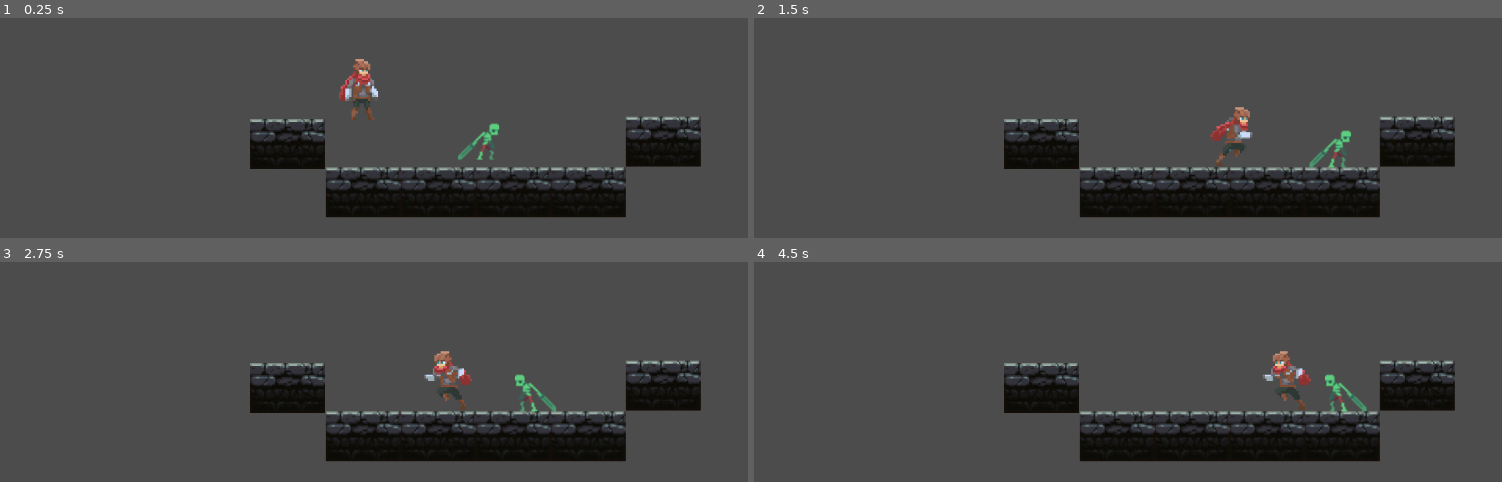
Above: before the commit, frames 1-4 (two rows, left to right).
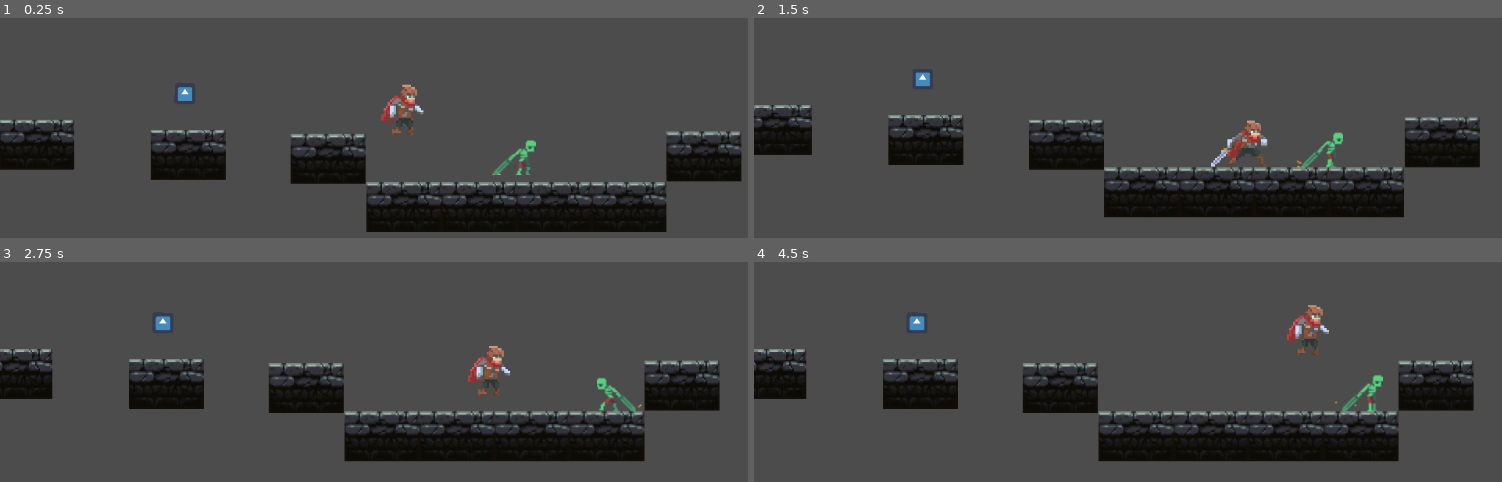
Above: after the commit, the same moments.

Repository: Majlo001/GodotGame
Game: Godot game, scene res://World.tscn
Same seed, same stepped clock (60 frames per second), same inputs: the game is played once before the commit and once after it. The engine's default icon, where the game draws it, is replaced by a stand-in: a white triangle on a blue panel in a dark square.
Inputs:
- Up to frame 1 (0.25 s): no input
- Up to frame 2 (1.5 s): hold S (action_slide, bound only after the commit) 0.53-1.28 s; hold Right (ui_right) from 0.53 s (still down); tap Space (action_attack, bound only after the commit) at 0.6 s; tap W (action_jump, bound only after the commit) at 0.77, 1.07 s; tap S (action_slide, bound only after the commit) at 1.35 s
- Up to frame 3 (2.75 s): tap W (action_jump, bound only after the commit) at 1.52, 1.55, 1.82, 2.1 s; release Right (ui_right) at 2.03 s; hold Left (ui_left) from 2.03 s (still down); tap Space (action_attack, bound only after the commit) at 2.3 s
- Up to frame 4 (4.5 s): release Left (ui_left) at 2.78 s; hold Right (ui_right) 2.78-4.28 s; tap Space (action_attack, bound only after the commit) at 2.85, 4.35 s; tap W (action_jump, bound only after the commit) at 3.02, 3.32, 3.77, 3.8, 4.07 s; tap S (action_slide, bound only after the commit) at 3.05 s; hold S (action_slide, bound only after the commit) 3.53-4.28 s; hold Left (ui_left) from 4.28 s (still down)

The runs differ from the first frame. In frame 1, 21% of the frame differs, in the area x 0-100%, y 18-98%; in frame 2, 11%; in frame 3, 10%; in frame 4, 10%.

Commit message:
Add files via upload

Diff:
--- /dev/null
+++ b/Area2D.gd
@@ -0,0 +1,8 @@
+extends Area2D
+
+var taken=false
+
+func _on_coin_body_enter( body ):
+	if not taken and body is preload("res://KinematicBody2D.gd"):
+		taken = true
+		print("coin")
--- a/KinematicBody2D.gd
+++ b/KinematicBody2D.gd
@@ -1,41 +1,74 @@
 extends KinematicBody2D
 
+var SSPEED = 170
 var SPEED = 150
 var GRAVITY = 10
-var JUMP = -250
+var JUMP = -300
 var FLOOR = Vector2(0, -1)
+
+var timer
+var attack_delay = 1
+var attack = false
 
 var velocity = Vector2()
 
-var on_ground = false
+func timing():
+	if Timer.set_timer_falue(1):
+		attack = false
 
+func get_input():
+	#atak
+	if Input.is_action_just_pressed("action_attack"):
+		attack = true
+	elif attack == true:
+		$Sprite.play("Attack")
+		timer = Timer.new()
+		timer.set_one_shot(true)
+		timer.set_wait_time(attack_delay)
+		timer.connect("timeout",self,"on_timeout_complete")
+		add_child(timer)
+		timer.start()
+		velocity.x = 0
+		#ruch w prawo
+	elif Input.is_action_pressed("move_right"):
+		velocity.x = SPEED
+		$Sprite.flip_h = false
+		$Sprite.play("Run")
+	#ruch w lewo
+	elif Input.is_action_pressed("move_left"):
+		velocity.x = -SPEED
+		$Sprite.flip_h = true
+		$Sprite.play("Run")
+	#bezruch
+	else:
+		velocity.x = 0
+		$Sprite.play("Idle-NoSword")
+	#skok
+	if is_on_floor():
+		if attack ==false:
+			if Input.is_action_just_pressed("action_jump"):
+				velocity.y = JUMP
+	else:
+		$Sprite.play("Jump")
+	#ślizg
+	if Input.is_action_pressed("action_slide"):
+		if $Sprite.flip_h == true:
+			velocity.x = -SSPEED
+			$Sprite.play("Slide")
+		elif $Sprite.flip_h == false:
+			velocity.x = SSPEED
+			$Sprite.play("Slide")
+
+	velocity.y += GRAVITY
+
+
+
+func on_timeout_complete():
+	attack  = false
 
 func _physics_process(delta):
 
-	if Input.is_action_pressed("ui_right"):
-		velocity.x = SPEED
-		$Sprite.flip_h = false
-		$Sprite.play("Run")
-	elif Input.is_action_pressed("ui_left"):
-		velocity.x = -SPEED
-		$Sprite.flip_h = true
-		$Sprite.play("Run")
-	else:
-		velocity.x = 0
-		$Sprite.play("Idle")
-
-	if Input.is_action_pressed("ui_up"):
-		if on_ground == true:
-			velocity.y = JUMP
-			$Sprite.play("Jump")
-			on_ground == false
+	get_input()
 
 
-	velocity.y += GRAVITY
-
-	if is_on_floor():
-		on_ground = true
-	else:
-		on_ground = false
-
 	velocity = move_and_slide(velocity,FLOOR)
--- a/World.tscn
+++ b/World.tscn
@@ -1,41 +1,91 @@
-[gd_scene load_steps=23 format=2]
+[gd_scene load_steps=60 format=2]
 
 [ext_resource path="res://KinematicBody2D.gd" type="Script" id=1]
-[ext_resource path="res://Individual Sprites/adventurer-idle-00.png" type="Texture" id=2]
-[ext_resource path="res://Individual Sprites/adventurer-idle-01.png" type="Texture" id=3]
-[ext_resource path="res://Individual Sprites/adventurer-idle-02.png" type="Texture" id=4]
-[ext_resource path="res://Individual Sprites/adventurer-idle-03.png" type="Texture" id=5]
-[ext_resource path="res://Individual Sprites/adventurer-run-00.png" type="Texture" id=6]
-[ext_resource path="res://Individual Sprites/adventurer-run-01.png" type="Texture" id=7]
-[ext_resource path="res://Individual Sprites/adventurer-run-02.png" type="Texture" id=8]
-[ext_resource path="res://Individual Sprites/adventurer-run-03.png" type="Texture" id=9]
-[ext_resource path="res://Individual Sprites/adventurer-run-04.png" type="Texture" id=10]
-[ext_resource path="res://Individual Sprites/adventurer-run-05.png" type="Texture" id=11]
+[ext_resource path="res://Individual Sprites/adventurer-run-00.png" type="Texture" id=2]
+[ext_resource path="res://Individual Sprites/adventurer-run-01.png" type="Texture" id=3]
+[ext_resource path="res://Individual Sprites/adventurer-run-02.png" type="Texture" id=4]
+[ext_resource path="res://Individual Sprites/adventurer-run-03.png" type="Texture" id=5]
+[ext_resource path="res://Individual Sprites/adventurer-run-04.png" type="Texture" id=6]
+[ext_resource path="res://Individual Sprites/adventurer-run-05.png" type="Texture" id=7]
+[ext_resource path="res://Individual Sprites/adventurer-idle-00.png" type="Texture" id=8]
+[ext_resource path="res://Individual Sprites/adventurer-idle-01.png" type="Texture" id=9]
+[ext_resource path="res://Individual Sprites/adventurer-idle-02.png" type="Texture" id=10]
+[ext_resource path="res://Individual Sprites/adventurer-idle-03.png" type="Texture" id=11]
 [ext_resource path="res://Individual Sprites/adventurer-jump-00.png" type="Texture" id=12]
 [ext_resource path="res://Individual Sprites/adventurer-jump-01.png" type="Texture" id=13]
 [ext_resource path="res://Individual Sprites/adventurer-jump-02.png" type="Texture" id=14]
 [ext_resource path="res://Individual Sprites/adventurer-jump-03.png" type="Texture" id=15]
-[ext_resource path="res://brick.png" type="Texture" id=16]
-[ext_resource path="res://Zombie.gd" type="Script" id=17]
-[ext_resource path="res://Undead Sprite Pack/zombie.png" type="Texture" id=18]
+[ext_resource path="res://Individual Sprites/adventurer-stand-02.png" type="Texture" id=16]
+[ext_resource path="res://Individual Sprites/adventurer-stand-01.png" type="Texture" id=17]
+[ext_resource path="res://Individual Sprites/adventurer-stand-00.png" type="Texture" id=18]
+[ext_resource path="res://Individual Sprites/adventurer-slide-00.png" type="Texture" id=19]
+[ext_resource path="res://Individual Sprites/adventurer-slide-01.png" type="Texture" id=20]
+[ext_resource path="res://Individual Sprites/adventurer-idle-2-00.png" type="Texture" id=21]
+[ext_resource path="res://Individual Sprites/adventurer-idle-2-01.png" type="Texture" id=22]
+[ext_resource path="res://Individual Sprites/adventurer-idle-2-02.png" type="Texture" id=23]
+[ext_resource path="res://Individual Sprites/adventurer-idle-2-03.png" type="Texture" id=24]
+[ext_resource path="res://Individual Sprites/adventurer-attack1-00.png" type="Texture" id=25]
+[ext_resource path="res://Individual Sprites/adventurer-attack1-01.png" type="Texture" id=26]
+[ext_resource path="res://Individual Sprites/adventurer-attack1-02.png" type="Texture" id=27]
+[ext_resource path="res://Individual Sprites/adventurer-attack1-03.png" type="Texture" id=28]
+[ext_resource path="res://Individual Sprites/adventurer-attack1-04.png" type="Texture" id=29]
+[ext_resource path="res://brick.png" type="Texture" id=30]
+[ext_resource path="res://Zombie.gd" type="Script" id=31]
+[ext_resource path="res://undead sprite pack/TheWalkingDzban/walk1.png" type="Texture" id=32]
+[ext_resource path="res://undead sprite pack/TheWalkingDzban/walk2.png" type="Texture" id=33]
+[ext_resource path="res://undead sprite pack/TheWalkingDzban/walk3.png" type="Texture" id=34]
+[ext_resource path="res://undead sprite pack/TheWalkingDzban/walk4.png" type="Texture" id=35]
+[ext_resource path="res://undead sprite pack/TheWalkingDzban/walk5.png" type="Texture" id=36]
+[ext_resource path="res://undead sprite pack/TheWalkingDzban/walk6.png" type="Texture" id=37]
+[ext_resource path="res://undead sprite pack/TheWalkingDzban/walk7.png" type="Texture" id=38]
+[ext_resource path="res://undead sprite pack/TheWalkingDzban/walk8.png" type="Texture" id=39]
+[ext_resource path="res://undead sprite pack/TheWalkingDzban/walk9.png" type="Texture" id=40]
+[ext_resource path="res://undead sprite pack/TheWalkingDzban/walk10.png" type="Texture" id=41]
+[ext_resource path="res://undead sprite pack/TheWalkingDzban/walk11.png" type="Texture" id=42]
+[ext_resource path="res://undead sprite pack/TheWalkingDzban/walk12.png" type="Texture" id=43]
+[ext_resource path="res://undead sprite pack/TheWalkingDzban/walk13.png" type="Texture" id=44]
+[ext_resource path="res://undead sprite pack/TheWalkingDzban/walk14.png" type="Texture" id=45]
+[ext_resource path="res://undead sprite pack/TheWalkingDzban/walk15.png" type="Texture" id=46]
+[ext_resource path="res://undead sprite pack/TheWalkingDzban/walk16.png" type="Texture" id=47]
+[ext_resource path="res://undead sprite pack/TheWalkingDzban/walk17.png" type="Texture" id=48]
+[ext_resource path="res://undead sprite pack/TheWalkingDzban/walk18.png" type="Texture" id=49]
+[ext_resource path="res://undead sprite pack/TheWalkingDzban/walk19.png" type="Texture" id=50]
+[ext_resource path="res://undead sprite pack/TheWalkingDzban/walk20.png" type="Texture" id=51]
+[ext_resource path="res://Area2D.gd" type="Script" id=52]
+[ext_resource path="res://icon.png" type="Texture" id=53]
 
 [sub_resource type="SpriteFrames" id=1]
 
 animations = [ {
-"frames": [ ExtResource( 2 ), ExtResource( 3 ), ExtResource( 4 ), ExtResource( 5 ) ],
-"loop": true,
-"name": "Idle",
-"speed": 3.0
-}, {
-"frames": [ ExtResource( 6 ), ExtResource( 7 ), ExtResource( 8 ), ExtResource( 9 ), ExtResource( 10 ), ExtResource( 11 ) ],
+"frames": [ ExtResource( 2 ), ExtResource( 3 ), ExtResource( 4 ), ExtResource( 5 ), ExtResource( 6 ), ExtResource( 7 ) ],
 "loop": true,
 "name": "Run",
 "speed": 7.0
 }, {
-"frames": [ ExtResource( 12 ), ExtResource( 13 ), ExtResource( 14 ), ExtResource( 15 ) ],
+"frames": [ ExtResource( 8 ), ExtResource( 9 ), ExtResource( 10 ), ExtResource( 11 ) ],
+"loop": true,
+"name": "Idle-NoSword",
+"speed": 4.0
+}, {
+"frames": [ ExtResource( 12 ), ExtResource( 13 ), ExtResource( 14 ), ExtResource( 15 ), ExtResource( 14 ), ExtResource( 13 ), ExtResource( 12 ) ],
 "loop": true,
 "name": "Jump",
 "speed": 5.0
+}, {
+"frames": [ ExtResource( 16 ), ExtResource( 17 ), ExtResource( 18 ), ExtResource( 19 ), ExtResource( 20 ), ExtResource( 18 ), ExtResource( 17 ), ExtResource( 16 ) ],
+"loop": true,
+"name": "Slide",
+"speed": 5.0
+}, {
+"frames": [ ExtResource( 21 ), ExtResource( 22 ), ExtResource( 23 ), ExtResource( 24 ) ],
+"loop": true,
+"name": "Idle-Sword",
+"speed": 4.0
+}, {
+"frames": [ ExtResource( 25 ), ExtResource( 26 ), ExtResource( 27 ), ExtResource( 28 ), ExtResource( 29 ) ],
+"loop": true,
+"name": "Attack",
+"speed": 5.0
 } ]
 
 [sub_resource type="RectangleShape2D" id=2]
@@ -48,10 +98,24 @@
 custom_solver_bias = 0.0
 extents = Vector2( 10, 10 )
 
-[sub_resource type="RectangleShape2D" id=4]
+[sub_resource type="SpriteFrames" id=4]
+
+animations = [ {
+"frames": [ ExtResource( 32 ), ExtResource( 33 ), ExtResource( 34 ), ExtResource( 35 ), ExtResource( 36 ), ExtResource( 37 ), ExtResource( 38 ), ExtResource( 39 ), ExtResource( 40 ), ExtResource( 41 ), ExtResource( 42 ), ExtResource( 43 ), ExtResource( 44 ), ExtResource( 45 ), ExtResource( 46 ), ExtResource( 47 ), ExtResource( 48 ), ExtResource( 49 ), ExtResource( 50 ), ExtResource( 51 ) ],
+"loop": true,
+"name": "Walk",
+"speed": 10.0
+} ]
+
+[sub_resource type="RectangleShape2D" id=5]
 
 custom_solver_bias = 0.0
 extents = Vector2( 78.9275, 10 )
+
+[sub_resource type="CircleShape2D" id=6]
+
+custom_solver_bias = 0.0
+radius = 10.0
 
 [node name="World" type="Node2D" index="0"]
 
@@ -69,7 +133,7 @@
 position = Vector2( 463, 275.24 )
 scale = Vector2( 2.68, 2.68 )
 frames = SubResource( 1 )
-animation = "Idle"
+animation = "Idle-NoSword"
 
 [node name="CollisionShape2D" type="CollisionShape2D" parent="Janek" index="1"]
 
@@ -78,8 +142,42 @@
 scale = Vector2( 2.66457, 4.29827 )
 shape = SubResource( 2 )
 
+[node name="Position2D" type="Position2D" parent="Janek" index="2"]
+
+visible = false
+position = Vector2( 459.463, 284.491 )
+scale = Vector2( 2.63413, -3.86758 )
+
+[node name="Camera2D" type="Camera2D" parent="Janek" index="3"]
+
+position = Vector2( 459.796, 280.248 )
+anchor_mode = 1
+rotating = false
+current = true
+zoom = Vector2( 1, 1 )
+limit_left = -2147483647
+limit_top = -2147483647
+limit_right = 1000
+limit_bottom = 1000
+limit_smoothed = true
+drag_margin_h_enabled = true
+drag_margin_v_enabled = true
+smoothing_enabled = true
+smoothing_speed = 5.0
+offset_v = 0.0
+offset_h = 0.0
+drag_margin_left = 0.2
+drag_margin_top = 0.2
+drag_margin_right = 0.2
+drag_margin_bottom = 0.2
+editor_draw_screen = true
+editor_draw_limits = false
+editor_draw_drag_margin = false
+_sections_unfolded = [ "Limit", "Smoothing" ]
+
 [node name="StaticBody2D" type="StaticBody2D" parent="." index="1"]
 
+editor/display_folded = true
 position = Vector2( 2.44354, 66.7894 )
 input_pickable = false
 collision_layer = 1
@@ -215,27 +313,75 @@
 scale = Vector2( 4.79764, 3.19924 )
 shape = SubResource( 3 )
 
-[node name="Zombie" type="KinematicBody2D" parent="." index="7"]
+[node name="StaticBody2D7" type="StaticBody2D" parent="." index="7"]
+
+editor/display_folded = true
+position = Vector2( -561.544, -0.84317 )
+input_pickable = false
+collision_layer = 1
+collision_mask = 1
+constant_linear_velocity = Vector2( 0, 0 )
+constant_angular_velocity = 0.0
+friction = 1.0
+bounce = 0.0
+
+[node name="brick" type="Sprite" parent="StaticBody2D7" index="0"]
+
+position = Vector2( 750.147, 367.806 )
+texture = ExtResource( 30 )
+
+[node name="CollisionShape2D" type="CollisionShape2D" parent="StaticBody2D7" index="1"]
+
+position = Vector2( 750.183, 368.002 )
+scale = Vector2( 4.79764, 3.19924 )
+shape = SubResource( 3 )
+
+[node name="StaticBody2D8" type="StaticBody2D" parent="." index="8"]
+
+editor/display_folded = true
+position = Vector2( -755.156, -13.6729 )
+input_pickable = false
+collision_layer = 1
+collision_mask = 1
+constant_linear_velocity = Vector2( 0, 0 )
+constant_angular_velocity = 0.0
+friction = 1.0
+bounce = 0.0
+
+[node name="brick" type="Sprite" parent="StaticBody2D8" index="0"]
+
+position = Vector2( 750.147, 367.806 )
+texture = ExtResource( 30 )
+
+[node name="CollisionShape2D" type="CollisionShape2D" parent="StaticBody2D8" index="1"]
+
+position = Vector2( 750.183, 368.002 )
+scale = Vector2( 4.79764, 3.19924 )
+shape = SubResource( 3 )
+
+[node name="Zombie" type="KinematicBody2D" parent="." index="9"]
 
 position = Vector2( -178.604, -38.9727 )
 input_pickable = false
 collision_layer = 1
 collision_mask = 1
 collision/safe_margin = 0.08
-script = ExtResource( 17 )
-
-[node name="Sprite" type="Sprite" parent="Zombie" index="0"]
+script = ExtResource( 31 )
+
+[node name="Sprite" type="AnimatedSprite" parent="Zombie" index="0"]
 
 position = Vector2( 765.925, 343.939 )
 scale = Vector2( 1.78188, 1.78188 )
-texture = ExtResource( 18 )
+frames = SubResource( 4 )
+animation = "Walk"
+frame = 4
 
 [node name="CollisionShape2D" type="CollisionShape2D" parent="Zombie" index="1"]
 
 visible = false
 position = Vector2( 766.22, 348.906 )
 scale = Vector2( 0.339792, 2.355 )
-shape = SubResource( 4 )
+shape = SubResource( 5 )
 
 [node name="RayCast2D" type="RayCast2D" parent="Zombie" index="2"]
 
@@ -245,3 +391,30 @@
 exclude_parent = true
 cast_to = Vector2( 0, 50 )
 collision_mask = 1
+
+[node name="Coins" type="Node" parent="." index="10"]
+
+[node name="Coin" type="Area2D" parent="Coins" index="0"]
+
+position = Vector2( 185.248, 289.747 )
+rotation = 0.00158113
+input_pickable = true
+gravity_vec = Vector2( 0, 1 )
+gravity = 98.0
+linear_damp = 0.1
+angular_damp = 1.0
+audio_bus_override = false
+audio_bus_name = "Master"
+script = ExtResource( 52 )
+
+[node name="Sprite" type="Sprite" parent="Coins/Coin" index="0"]
+
+position = Vector2( -0.800995, -0.800964 )
+scale = Vector2( 0.410912, 0.410912 )
+texture = ExtResource( 53 )
+
+[node name="CollisionShape2D" type="CollisionShape2D" parent="Coins/Coin" index="1"]
+
+visible = false
+position = Vector2( -0.948517, 0.951447 )
+shape = SubResource( 6 )
--- a/Zombie.gd
+++ b/Zombie.gd
@@ -1,6 +1,6 @@
 extends KinematicBody2D
 
-var SPEED = 100
+var SPEED = 70
 var GRAVITY = 30
 var FLOOR = Vector2(0, -1)
 
@@ -14,6 +14,8 @@
 
 func _physics_process(delta):
 
+	$Sprite.play("Walk")
+
 	velocity.x = SPEED * direction
 
 	velocity.y += GRAVITY
@@ -21,6 +23,9 @@
 	velocity = move_and_slide(velocity,FLOOR)
 
 	if is_on_wall():
-		direction = direction * -1
-		$Sprite.flip_h = true
+		direction *= -1
 		$RayCast2D.position.x *= -1
+		if direction == 1:
+			$Sprite.flip_h = false
+		else:
+			$Sprite.flip_h = true
--- a/project.godot
+++ b/project.godot
@@ -14,6 +14,20 @@
 run/main_scene="res://World.tscn"
 config/icon="res://icon.png"
 
+[input]
+
+action_attack=[ Object(InputEventKey,"resource_local_to_scene":false,"resource_name":"","device":0,"alt":false,"shift":false,"control":false,"meta":false,"command":false,"pressed":false,"scancode":32,"unicode":0,"echo":false,"script":null)
+, Object(InputEventMouseButton,"resource_local_to_scene":false,"resource_name":"","device":0,"alt":false,"shift":false,"control":false,"meta":false,"command":false,"button_mask":0,"position":Vector2( 0, 0 ),"global_position":Vector2( 0, 0 ),"factor":1.0,"button_index":1,"pressed":false,"doubleclick":false,"script":null)
+ ]
+move_left=[ Object(InputEventKey,"resource_local_to_scene":false,"resource_name":"","device":0,"alt":false,"shift":false,"control":false,"meta":false,"command":false,"pressed":false,"scancode":65,"unicode":0,"echo":false,"script":null)
+ ]
+move_right=[ Object(InputEventKey,"resource_local_to_scene":false,"resource_name":"","device":0,"alt":false,"shift":false,"control":false,"meta":false,"command":false,"pressed":false,"scancode":68,"unicode":0,"echo":false,"script":null)
+ ]
+action_slide=[ Object(InputEventKey,"resource_local_to_scene":false,"resource_name":"","device":0,"alt":false,"shift":false,"control":false,"meta":false,"command":false,"pressed":false,"scancode":83,"unicode":0,"echo":false,"script":null)
+ ]
+action_jump=[ Object(InputEventKey,"resource_local_to_scene":false,"resource_name":"","device":0,"alt":false,"shift":false,"control":false,"meta":false,"command":false,"pressed":false,"scancode":87,"unicode":0,"echo":false,"script":null)
+ ]
+
 [rendering]
 
 environment/default_environment="res://default_env.tres"
Not shown: 6 places in World.tscn that only renumber resources
Binary file added: undead sprite pack/TheWalkingDzban/walk1.png
Binary file added: undead sprite pack/TheWalkingDzban/walk10.png
Not shown, added: undead sprite pack/TheWalkingDzban/walk10.png.import
Binary file added: undead sprite pack/TheWalkingDzban/walk11.png
Not shown, added: undead sprite pack/TheWalkingDzban/walk11.png.import
Binary file added: undead sprite pack/TheWalkingDzban/walk12.png
Not shown, added: undead sprite pack/TheWalkingDzban/walk12.png.import
Binary file added: undead sprite pack/TheWalkingDzban/walk13.png
Not shown, added: undead sprite pack/TheWalkingDzban/walk13.png.import
Binary file added: undead sprite pack/TheWalkingDzban/walk14.png
Not shown, added: undead sprite pack/TheWalkingDzban/walk14.png.import
(and 24 more such lines)
